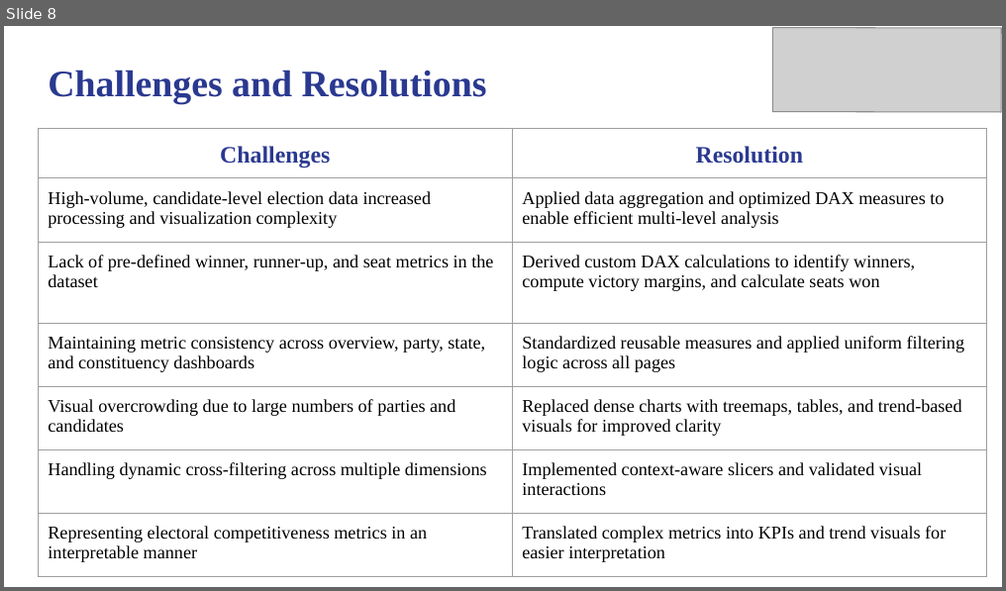
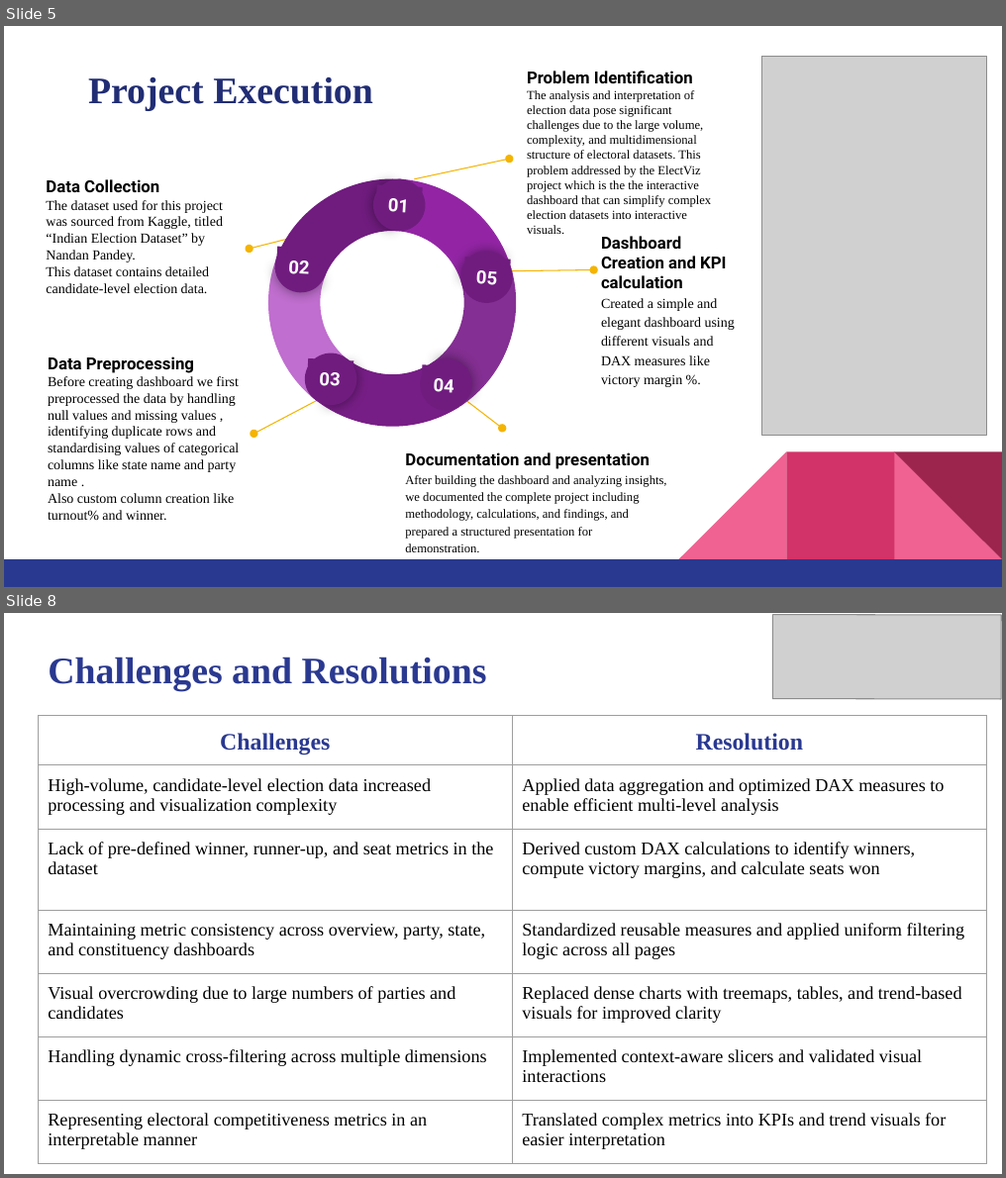
Before and after one commit to aryamishra452/Infosys_Springboard_Virtual_Internship-2026_Batch-11_Team-B, a slide deck: ElectViz_TeamPPT.pptx. Shown one above the other, each under a label of ours: slide 8 before the commit, slides 5 and 8 after it; the slides between them are not shown. The pictures are 1006x591 and 1006x1178 pixels, drawn with LibreOffice and Linux fonts; fonts in the diff are those of the drawing; grey boxes stand for pictures. Boxes give left, top, right and bottom in pixels: in the first picture for what was removed or moved away, otherwise in the second. Text is boxed around its words. In the diff, an @@ line names an element or a change of style, - is before the commit and + after.

```diff
--- a/ElectViz_TeamPPT.pptx
+++ b/ElectViz_TeamPPT.pptx
@@ slide 5 added at <box>4,26,1002,587</box>, background #FFFFFF @@
@@ text added at <box>88,76,373,111</box>, 27 pt, text #212D74, bold @@
+Project Execution
@@ text added at <box>527,71,711,234</box>, 9 pt, text #000000 @@
+Problem Identification
+The analysis and interpretation of election data pose significant challenges due to the large volume, complexity, and multidimensional structure of electoral datasets. This problem addressed by the ElectViz project which is the the interactive dashboard that can simplify complex election datasets into interactive visuals.
@@ picture added at <box>761,56,987,435</box> @@
@@ arrow added from (414, 179) to (509, 159), #F4B400 0.75 pt @@
@@ text added at <box>46,179,223,293</box>, 10 pt, text #000000 @@
+Data Collection
+The dataset used for this project was sourced from Kaggle, titled “Indian Election Dataset” by Nandan Pandey.
+This dataset contains detailed candidate-level election data.
@@ arrow added from (300, 236) to (250, 249), #F4B400 0.75 pt @@
@@ group added at <box>215,126,567,478</box>: 10 pie slice (boxed as its full ellipse)s, 5 arch (boxed as its full ring)s, 5 rectangles @@
+01
+02
+03
+04
+05
@@ text added at <box>601,236,735,387</box>, 10 pt, text #000000 @@
+Dashboard Creation and KPI calculation
+Created a simple and elegant dashboard using different visuals and DAX measures like victory margin %.
@@ arrow added from (510, 272) to (594, 271), #F4B400 0.75 pt @@
@@ text added at <box>48,357,239,520</box>, 10 pt, text #000000 @@
+Data Preprocessing
+Before creating dashboard we first preprocessed the data by handling null values and missing values , identifying duplicate rows and standardising values of categorical columns like state name and party name .
+Also custom column creation like turnout% and winner.
@@ arrow added from (317, 401) to (253, 434), #F4B400 0.75 pt @@
@@ arrow added from (465, 400) to (502, 428), #F4B400 0.75 pt @@
@@ text added at <box>405,453,666,553</box>, 9 pt, text #000000 @@
+Documentation and presentation
+After building the dashboard and analyzing insights, we documented the complete project including methodology, calculations, and findings, and prepared a structured presentation for demonstration.
@@ group added at <box>4,452,1002,587</box>: 3 right triangles, 2 rectangles @@
```
Also in this commit, not shown: 4 slides changed, 1 other slide added.
